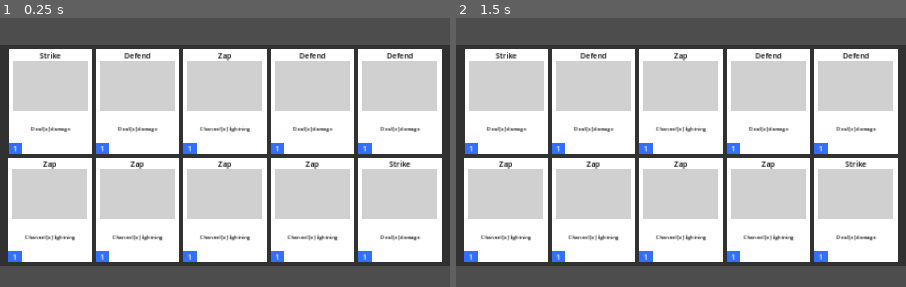
Above: before the commit, frames 1-2 (left to right).
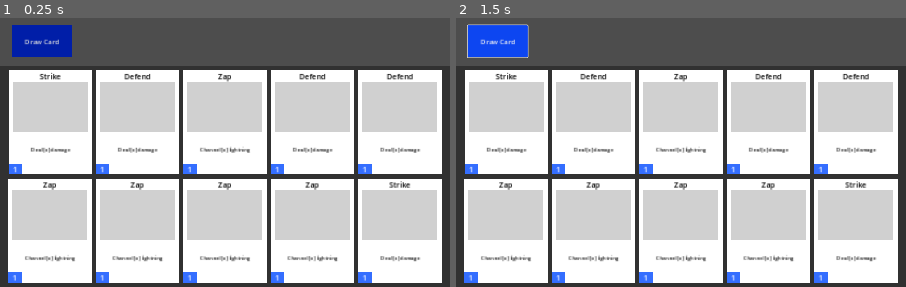
Above: after the commit, the same moments.

Repository: omidahourai/slay-the-spire-clone
Game: Godot game, scene res://main.tscn
Same seed, same stepped clock (60 frames per second), same inputs: the game is played once before the commit and once after it. This scene is started directly instead of the project's main scene.
Inputs (mouse positions are in pixels of both pictures, inside the frame that each line leads up to):
- Up to frame 1 (0.25 s): no input
- Up to frame 2 (1.5 s): click (496, 42) at 0.5 s, where only the run after the commit has a clickable "Draw Card"; click (496, 42) at 1.25 s, where only the run after the commit has a clickable "Draw Card"

The runs differ from the first frame. In frame 1, 46% of the frame differs, in the area x 0-100%, y 2-100%; in frame 2, 47%.

Commit message:
working button deals cards

Diff:
--- /dev/null
+++ b/DrawCardButton.gd
@@ -0,0 +1,12 @@
+extends Button
+
+
+# Called when the node enters the scene tree for the first time.
+func _ready():
+	print('btn ready')
+	#pass # Replace with function body.
+
+
+# Called every frame. 'delta' is the elapsed time since the previous frame.
+func _process(delta):
+	pass
--- a/main.gd
+++ b/main.gd
@@ -2,6 +2,9 @@
 
 var card_scene: PackedScene = load("res://components/card/card.tscn")
 var card_drawer: Node
+var deal_card_button: Node
+var cards_in_hand: Array = []
+var MAX_CARDS_IN_HAND: int = 10
 
 var file = FileAccess.get_file_as_string("res://data/cards.json")
 var data = JSON.parse_string(file)
@@ -9,8 +12,8 @@
 # Called when the node enters the scene tree for the first time.
 func _ready():
 	card_drawer = %CardDrawer
-	card_drawer.position.y = Global.screen_height-580
-	deal_cards(randi_range(3,10))
+	deal_card_button = %DrawCardButton
+	deal_cards(randi_range(3,MAX_CARDS_IN_HAND))
 
 func deal_cards(count):
 	for i in count:
@@ -19,6 +22,7 @@
 func draw_card(index):
 	var card = card_scene.instantiate()
 	card_drawer.add_child(card)
+	cards_in_hand.push_back(card)
 	var mod = floor(index/5)
 
 	var card_data = data[randi_range(0,data.size()-1)]
@@ -28,3 +32,14 @@
 	var empty_card = card_drawer.get_node(str("%EmptyCard",index+1))
 	card.position.x = empty_card.position.x
 	card.position.y = empty_card.position.y
+
+func _on_draw_card_button_pressed():
+	var count = cards_in_hand.size()
+	print('pre-draw: ',count)
+	if (count < MAX_CARDS_IN_HAND):
+		draw_card(count)
+		count = cards_in_hand.size()
+		print('post-draw: ', count)
+	else:
+		print('Max cards already in hand.')
+	#pass # Replace with function body.
--- a/main.tscn
+++ b/main.tscn
@@ -1,11 +1,48 @@
-[gd_scene load_steps=3 format=3 uid="uid://1brk6u464hvo"]
+[gd_scene load_steps=7 format=3 uid="uid://1brk6u464hvo"]
 
 [ext_resource type="Script" path="res://main.gd" id="1_l1vsc"]
 [ext_resource type="PackedScene" uid="uid://uo8jlokflwhu" path="res://components/card_drawer/card_drawer.tscn" id="2_m4vju"]
+
+[sub_resource type="StyleBoxFlat" id="StyleBoxFlat_wlvs1"]
+bg_color = Color(0, 0.117647, 0.658824, 1)
+
+[sub_resource type="StyleBoxFlat" id="StyleBoxFlat_oyc7l"]
+bg_color = Color(0.0526311, 0.273507, 0.943212, 1)
+
+[sub_resource type="StyleBoxFlat" id="StyleBoxFlat_bkab7"]
+
+[sub_resource type="GDScript" id="GDScript_dprki"]
+script/source = "extends Button
+
+
+# Called when the node enters the scene tree for the first time.
+func _ready():
+	pass # Replace with function body.
+
+
+# Called every frame. 'delta' is the elapsed time since the previous frame.
+func _process(delta):
+	pass
+"
 
 [node name="Main" type="Node"]
 script = ExtResource("1_l1vsc")
 
 [node name="CardDrawer" parent="." instance=ExtResource("2_m4vju")]
 unique_name_in_owner = true
+position = Vector2(0, 1390)
 metadata/_edit_group_ = true
+
+[node name="DrawCardButton" type="Button" parent="."]
+offset_left = 28.0
+offset_top = 1292.0
+offset_right = 172.0
+offset_bottom = 1369.0
+theme_override_styles/normal = SubResource("StyleBoxFlat_wlvs1")
+theme_override_styles/hover = SubResource("StyleBoxFlat_oyc7l")
+theme_override_styles/disabled = SubResource("StyleBoxFlat_bkab7")
+action_mode = 0
+text = "Draw Card"
+script = SubResource("GDScript_dprki")
+
+[connection signal="pressed" from="DrawCardButton" to="." method="_on_draw_card_button_pressed"]
